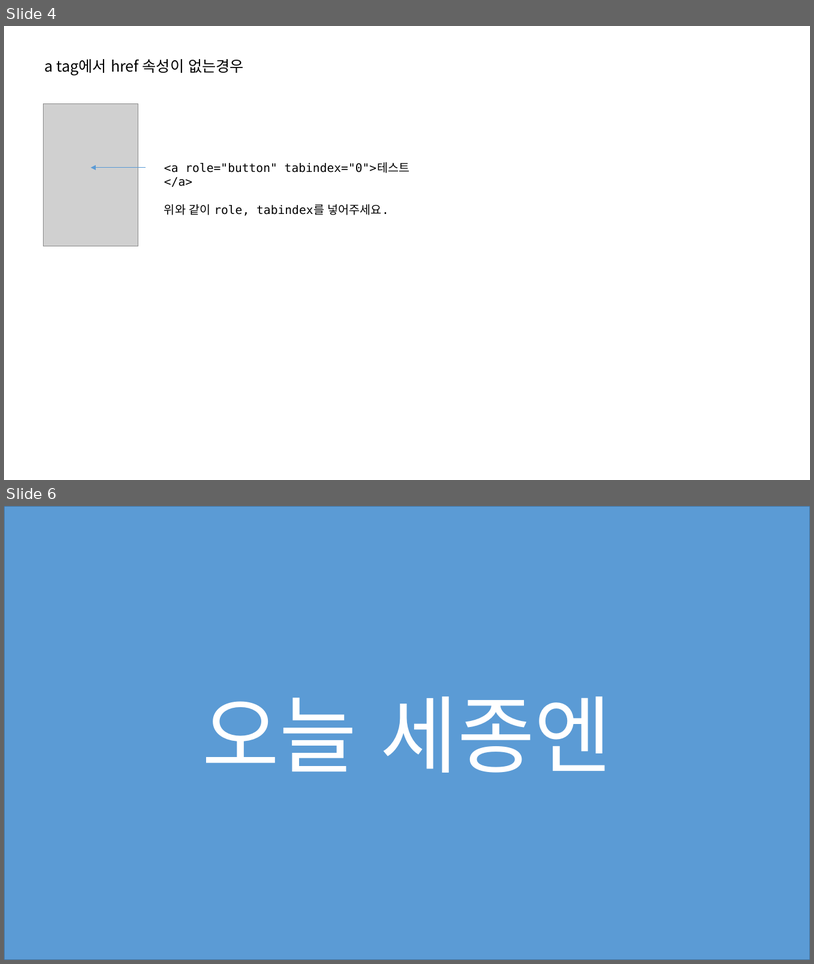
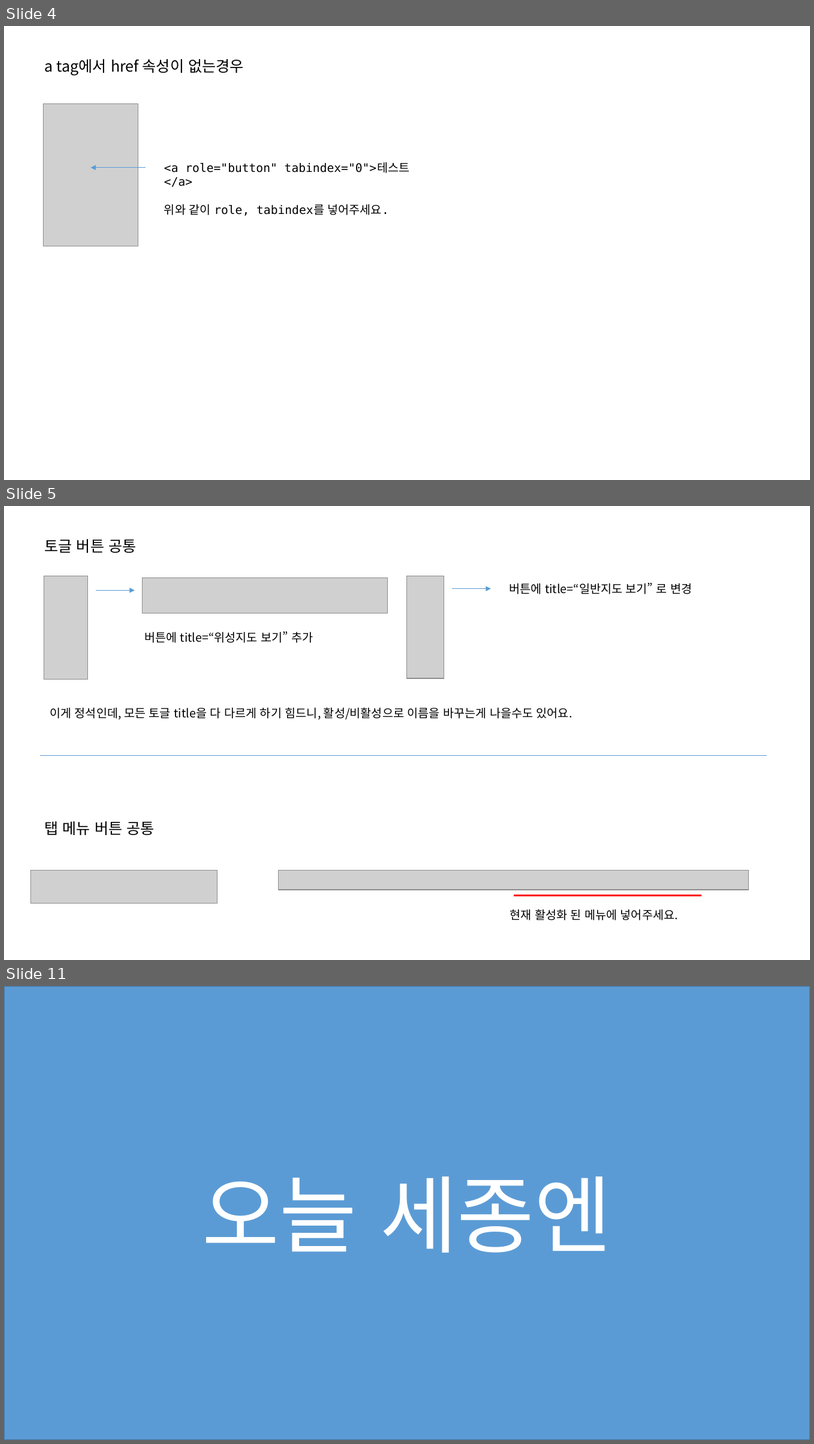
Before and after one commit to jeoungGyy/sejong, a slide deck: ppt/웹접근성 오류 체크(운영).pptx. Shown one above the other, each under a label of ours: slides 4 and 6 before the commit, slides 4, 5 and 11 after it; the slides between them are not shown. The pictures are 814x964 and 814x1444 pixels, drawn with LibreOffice and Linux fonts; fonts in the diff are those of the drawing; grey boxes stand for pictures. Boxes give left, top, right and bottom in pixels: in the first picture for what was removed or moved away, otherwise in the second. Text is boxed around its words. In the diff, an @@ line names an element or a change of style, - is before the commit and + after.

Commit message:
웹접근성 오류 체크(운영).pptx 추가

```diff
--- a/ppt/웹접근성 오류 체크(운영).pptx
+++ b/ppt/웹접근성 오류 체크(운영).pptx
@@ slide 5 added at (x1=4, y1=506, x2=810, y2=960), background #FFFFFF @@
@@ text added at (x1=44, y1=539, x2=136, y2=553), 18 pt, text #000000 @@
+토글 버튼 공통
@@ picture added at (x1=44, y1=576, x2=88, y2=679) @@
@@ picture added at (x1=408, y1=576, x2=444, y2=678) @@
@@ arrow added from (96, 590) to (135, 590), #5B9BD5 0.5 pt @@
@@ picture added at (x1=143, y1=578, x2=387, y2=613) @@
@@ arrow added from (452, 589) to (491, 589), #5B9BD5 0.5 pt @@
@@ text added at (x1=509, y1=583, x2=692, y2=594), 14 pt, text #000000 @@
+버튼에 title=“일반지도 보기” 로 변경
@@ text added at (x1=144, y1=631, x2=313, y2=643), 14 pt, text #000000 @@
+버튼에 title=“위성지도 보기” 추가
@@ text added at (x1=50, y1=707, x2=573, y2=720), 14 pt, text #000000 @@
+이게 정석인데, 모든 토글 title을 다 다르게 하기 힘드니, 활성/비활성으로 이름을 바꾸는게 나을수도 있어요.
@@ line added from (39, 755) to (767, 755), #5B9BD5 0.5 pt @@
@@ text added at (x1=45, y1=821, x2=155, y2=835), 18 pt, text #000000 @@
+탭 메뉴 버튼 공통
@@ picture added at (x1=30, y1=870, x2=217, y2=903) @@
@@ picture added at (x1=279, y1=870, x2=749, y2=889) @@
@@ line added from (514, 895) to (702, 895), #FF0000 2 pt @@
@@ text added at (x1=510, y1=909, x2=678, y2=920), 14 pt, text #000000 @@
+현재 활성화 된 메뉴에 넣어주세요.
@@ what was slide 6 is now slide 11 @@
```
Also in this commit, not shown: 1 slide changed, 4 other slides added.
